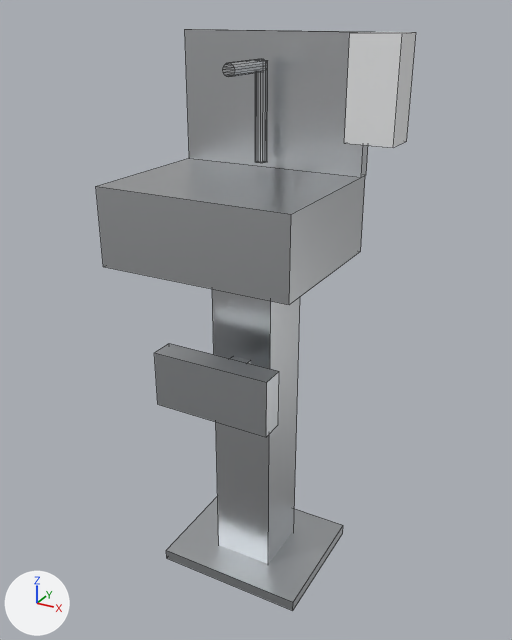
The FBX model Tools/butchery/fbx/SM_PROP_HANDWASH.fbx, before and after one commit.
Before and after are seen from a 50 mm lens placed at (0.744, -1.375, 1.435), pointed at (-0.019, 0.013, 0.741). Every picture has the same lights, and +X, +Y and +Z are marked at lower left. The first picture is the older version. Mesh edges are drawn as thin lines.

In view in the first picture: 'SM_PROP_HANDWASH'.
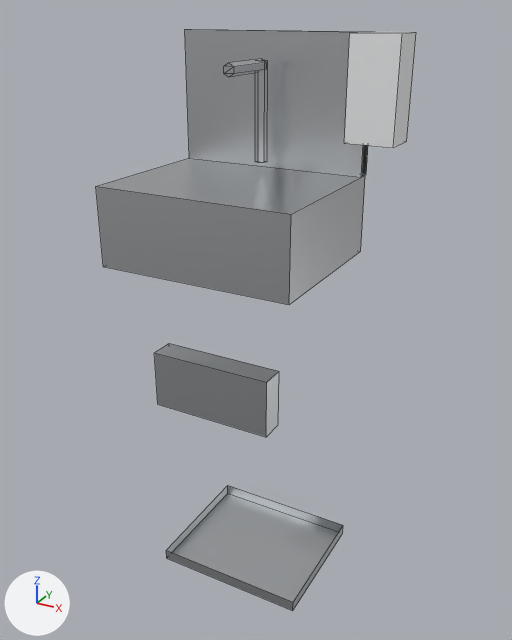
Boxes [x1, y1, x2, y2] around the edits, measured in the pictures (512 x 640 px):
part 1 of me_sm_prop_handwash_001, cut back
    before: [167, 59, 368, 602]
    after: [224, 59, 268, 163]

The edits, one by one:
me_sm_prop_handwash_001 is used by ob_sm_prop_handwash; location (0.0, 0.0, 0.0).
me_sm_prop_handwash_001 had 128 vertices, 136 faces and spanned x -0.273..0.273, y -0.23..0.23, z 0.0..1.39.
me_sm_prop_handwash_001 now has 72 vertices, 56 faces and spans x -0.273..0.273, y -0.23..0.23, z 0.0..1.39.
Part 1, on me_sm_prop_handwash_001:
48 vertices are removed from x -0.123..0.038, y -0.06..0.14, z 0.0..1.33.
98 faces are deleted.
16 vertices move from x -0.048..-0.037, y -0.06..0.093, z 1.11..1.333 to x -0.055..-0.03, y -0.06..0.087, z 1.11..1.33.
24 new faces join them, mat_m_butchery_stainless (light grey #dddfe2).
Other edits to the shape of me_sm_prop_handwash_001 do not show in these pictures.
